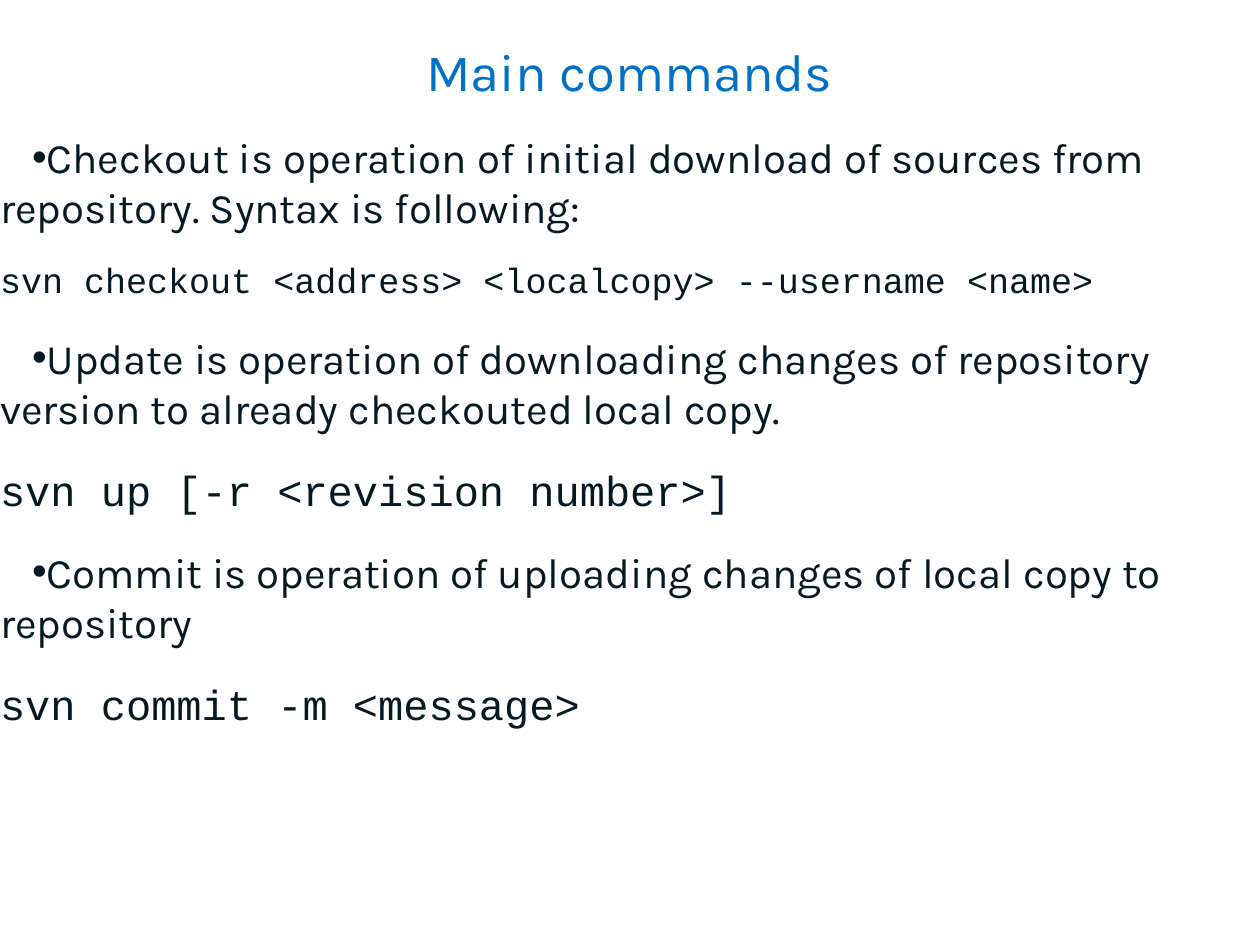
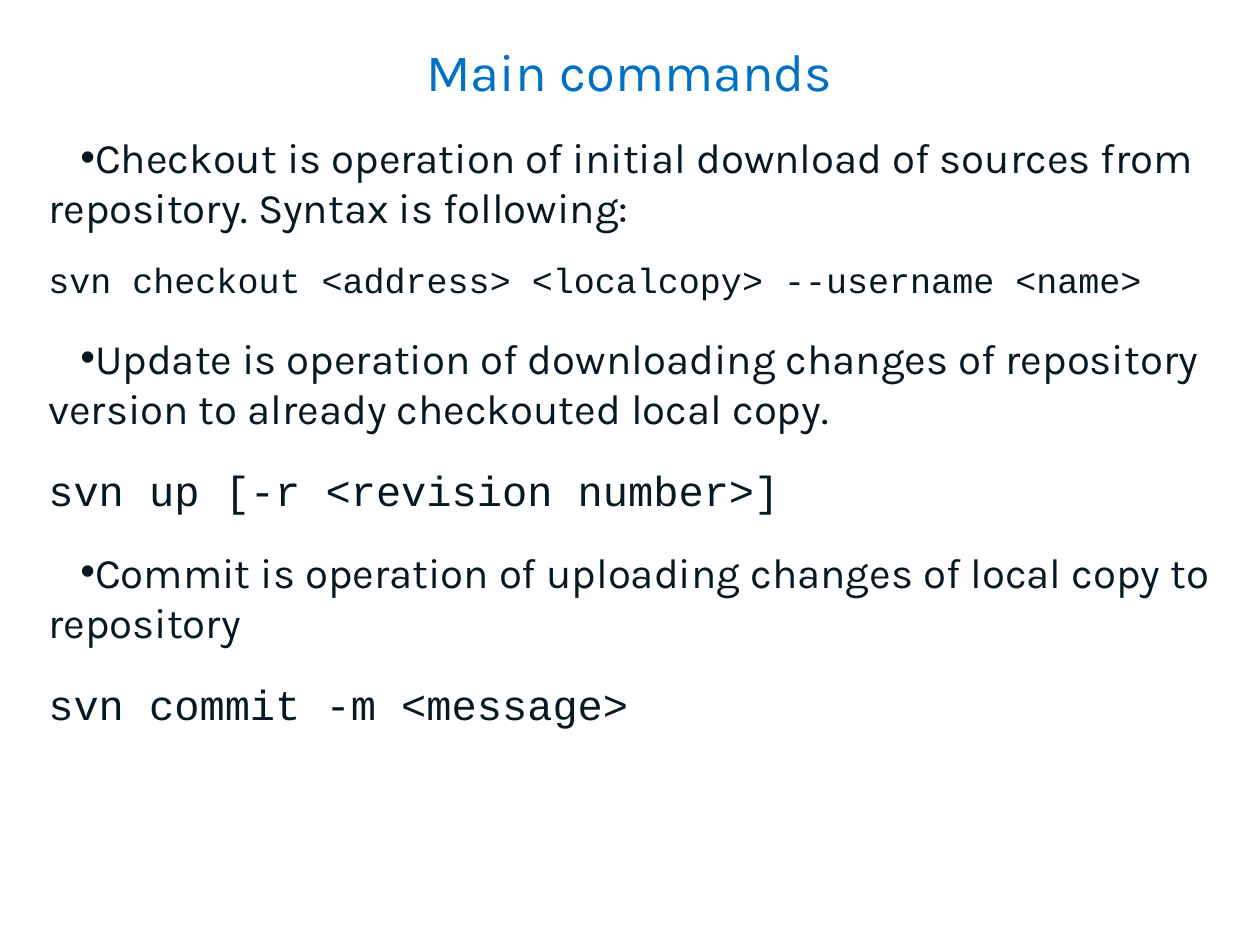
Before and after one commit to MIPT-ILab/mipt-mips, a slide deck: slide 13 of lectures/arch/Lecture_2__05_Oct__Project_Introduction__Eng_text__No_audio.pptx. Drawn at 1260x945 pixels with LibreOffice and Linux fonts; fonts in the diff are those of the drawing; background and template pictures are left out. Boxes give left, top, right and bottom in pixels: in the first picture for what was removed or moved away, otherwise in the second. Text is boxed around its words. In the diff, an @@ line names an element or a change of style, - is before the commit and + after.

```diff
--- a/lectures/arch/Lecture_2__05_Oct__Project_Introduction__Eng_text__No_audio.pptx
+++ b/lectures/arch/Lecture_2__05_Oct__Project_Introduction__Eng_text__No_audio.pptx
@@ text "Checkout is operation of initial ...": place and size @@
-text "Checkout is operation of initial ..." at <box>0,144,1161,729</box>
+text "Checkout is operation of initial ..." at <box>48,144,1209,729</box>
```
Also in this commit, not shown: 3 other slides changed.
